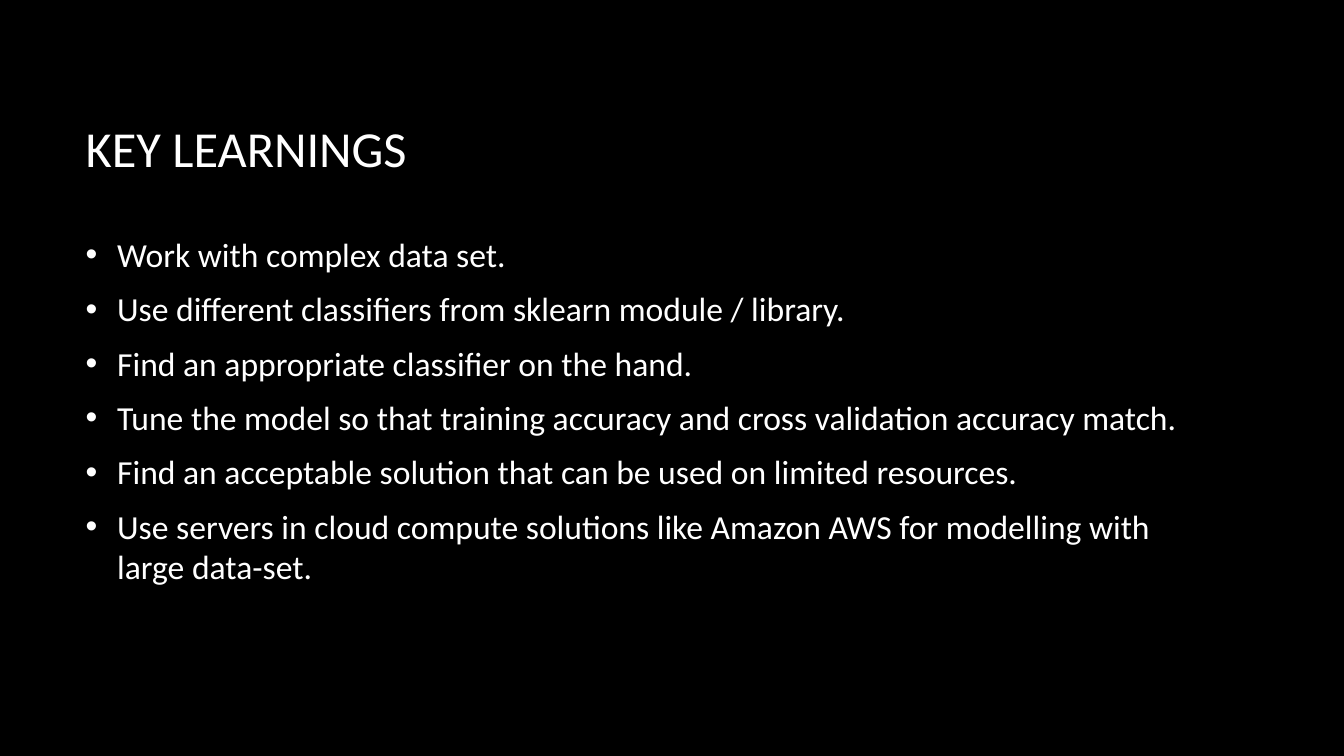
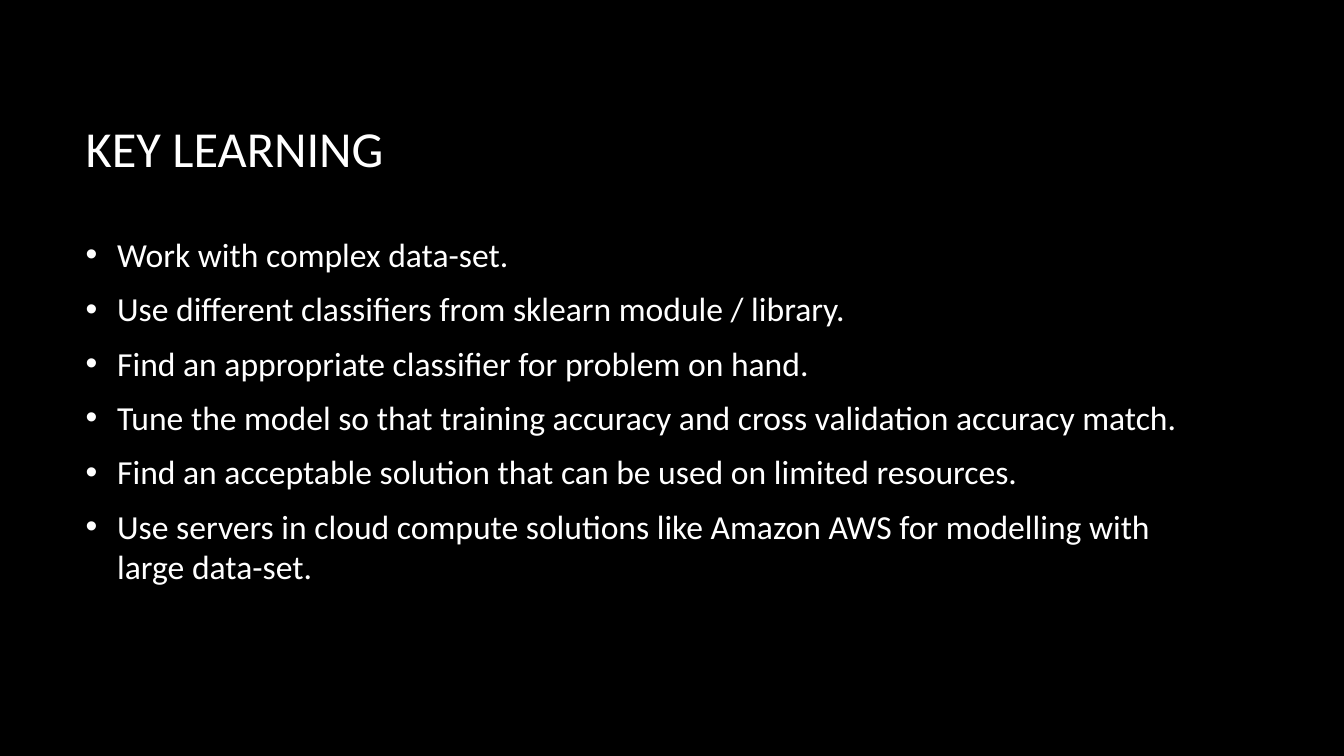
Before and after one commit to ameeshbaxi/data_science_workshop, a slide deck: slide 20 of capstone_project/slides/predict_ctr_abaxi.pptx (slide 19 before the commit). Drawn at 1344x756 pixels with LibreOffice and Linux fonts; fonts in the diff are those of the drawing; background and template pictures are left out. Boxes give left, top, right and bottom in pixels: in the first picture for what was removed or moved away, otherwise in the second. Text is boxed around its words. In the diff, an @@ line names an element or a change of style, - is before the commit and + after.

```diff
--- a/capstone_project/slides/predict_ctr_abaxi.pptx
+++ b/capstone_project/slides/predict_ctr_abaxi.pptx
@@ title at <box>86,134,383,168</box>: text changed @@
-KEY LEARNINGS
+KEY LEARNING
@@ text at <box>117,243,508,273</box>: text changed @@
-• Work with complex data set.
+• Work with complex data-set.
@@ text at <box>117,352,808,382</box>: text changed @@
-• Find an appropriate classifier on the hand.
+• Find an appropriate classifier for problem on hand.
```
Also in this commit, not shown: 14 other slides changed, 2 slides added, 1 other file.
